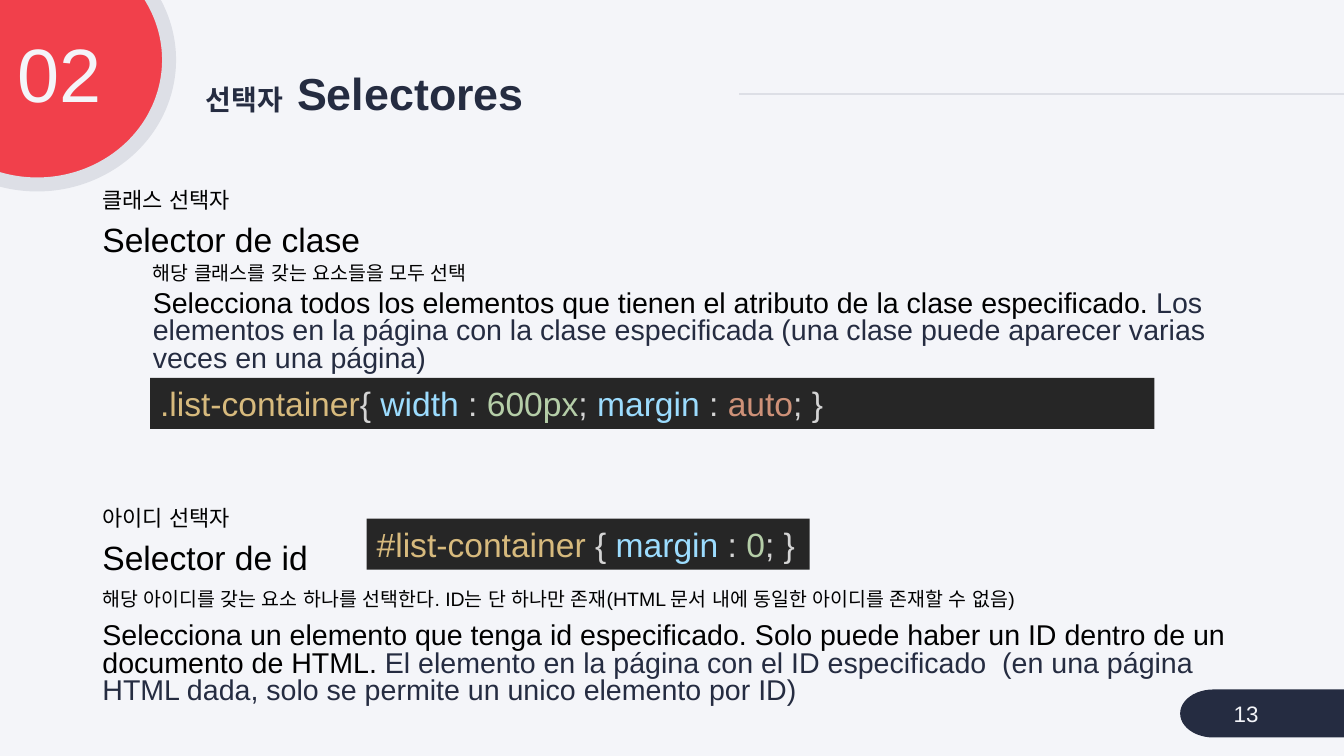
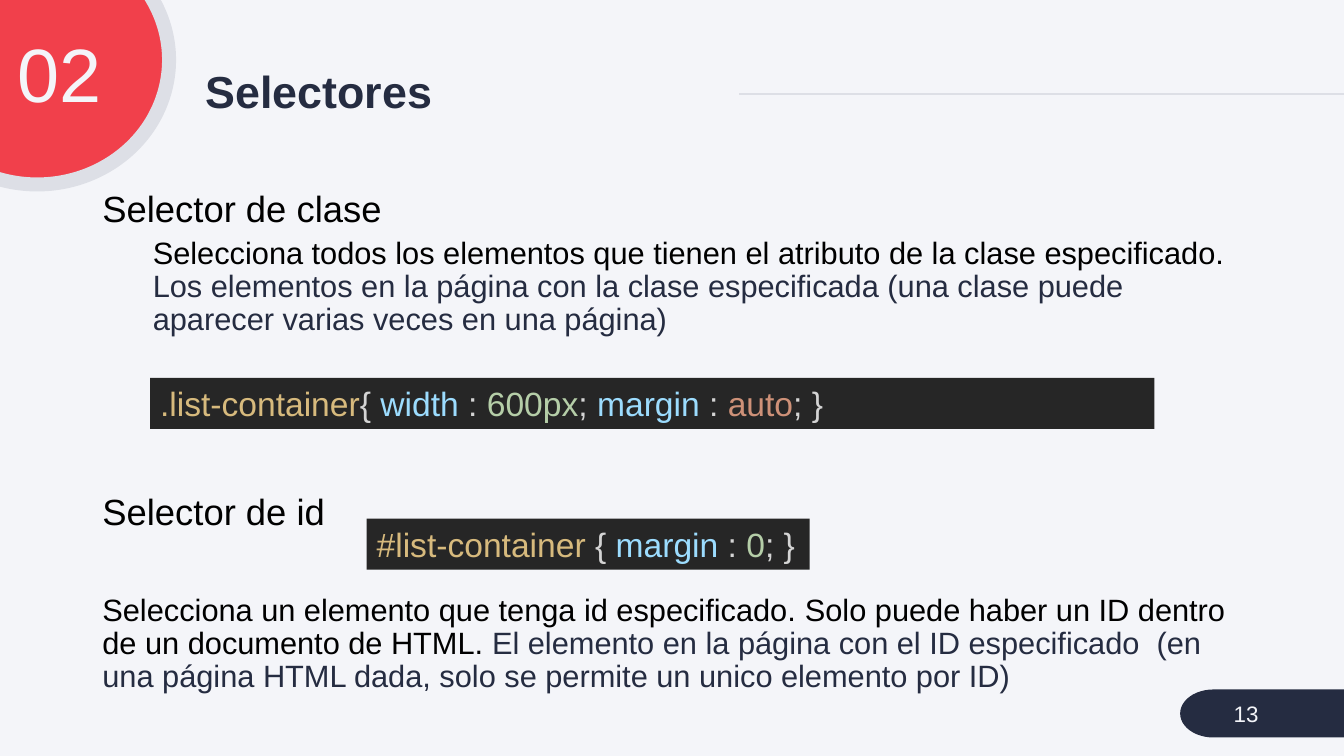
Before and after one commit to cialafamilia/practica, a slide deck: slide 13 of ppt/1908 CSS.pptx. Drawn at 1344x756 pixels with LibreOffice and Linux fonts; fonts in the diff are those of the drawing. Boxes give left, top, right and bottom in pixels: in the first picture for what was removed or moved away, otherwise in the second. Text is boxed around its words. In the diff, an @@ line names an element or a change of style, - is before the commit and + after.

```diff
--- a/ppt/1908 CSS.pptx
+++ b/ppt/1908 CSS.pptx
@@ title at (x1=206, y1=75, x2=432, y2=109): text changed @@
-선택자 Selectores
+Selectores
@@ text "Selector de clase" at (x1=102, y1=195, x2=1225, y2=693): size 24.1 to 26 pt in "Selector de clase", "Selector de id"; size 20.4 to 22 pt; line spacing 0.8 to 0.9 @@
@@ text at (x1=102, y1=189, x2=230, y2=210): paragraph removed @@
-클래스 선택자
@@ text at (x1=153, y1=264, x2=467, y2=282): paragraph removed @@
-  해당 클래스를 갖는 요소들을 모두 선택
@@ text at (x1=102, y1=507, x2=230, y2=528): paragraph removed @@
-아이디 선택자
@@ text at (x1=102, y1=589, x2=1015, y2=610): paragraph removed @@
-해당 아이디를 갖는 요소 하나를 선택한다. ID는 단 하나만 존재(HTML 문서 내에 동일한 아이디를 존재할 수 없음)
```
Also in this commit, not shown: 21 other slides changed, 5 other files.
